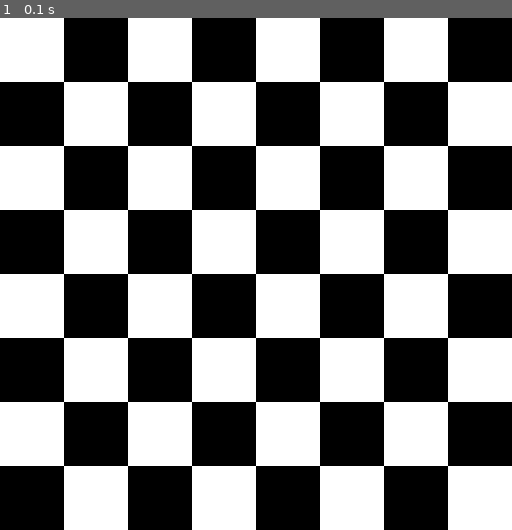
Above: before the commit, frame 1.
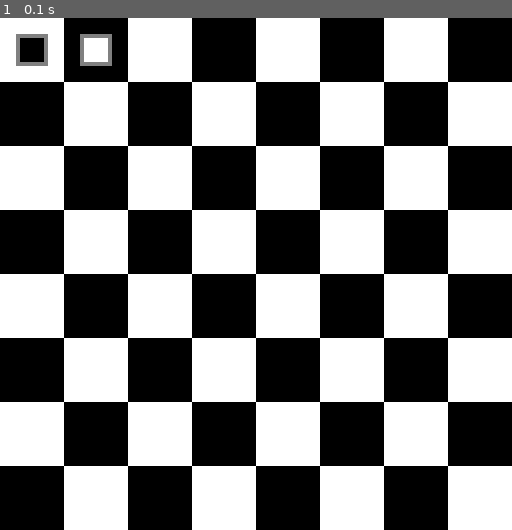
Above: after the commit, the same moment.

Repository: ihtasham42/pygame-chess
Game: pygame game, started from main.py
The game is run twice, just before and just after one commit, with the same random seed, the same clock (stepped at 60 frames per second) and the same inputs.
Inputs:
- Up to frame 1 (0.1 s): no input

The runs differ from the first frame. In frame 1, 0.8% of the frame differs, in the area x 3-22%, y 3-10%.

Commit message:
implemneted chess pieces

Diff:
--- a/classes/Board.py
+++ b/classes/Board.py
@@ -1,11 +1,24 @@
 import pygame
 import constants
+from classes.chess_pieces.ChessPiece import ChessPiece
 
 class Board():
     def __init__(self, game):
         self.game = game
+        self.chess_pieces = [
+            ChessPiece(game, 0, 0, constants.BLACK),
+            ChessPiece(game, 1, 0, constants.WHITE)
+        ]
 
     def draw(self):
+        self.draw_board()
+        self.draw_chess_pieces()
+
+    def draw_chess_pieces(self):
+        for chess_piece in self.chess_pieces:
+            chess_piece.draw()
+
+    def draw_board(self):
         for row in range(constants.BOARD_SIZE):
             for col in range(constants.BOARD_SIZE):
                 tile_color = constants.BLACK if (row + col) % 2 else constants.WHITE
--- a/classes/chess_pieces/ChessPiece.py
+++ b/classes/chess_pieces/ChessPiece.py
@@ -1,7 +1,38 @@
+import constants
+import pygame
+
 class ChessPiece():
-    def __init__(self):
+    def __init__(self, game, x, y, team):
         pattern = [
             [0, 1, 0],
             [2, 1, 2],
             [0, 3, 0]
         ]
+
+        self.game = game
+        self.x = x
+        self.y = y
+        self.team = team
+
+        self.size = constants.TILE_SIZE / 2
+
+    def draw(self):
+        rect = (
+            self.x * constants.TILE_SIZE + self.size / 2,
+            self.y * constants.TILE_SIZE + self.size / 2,
+            self.size,
+            self.size
+        ),
+
+        pygame.draw.rect(
+            self.game.screen,
+            self.team,
+            rect
+        )
+
+        pygame.draw.rect(
+            self.game.screen,
+            constants.GRAY,
+            rect,
+            4
+        )
